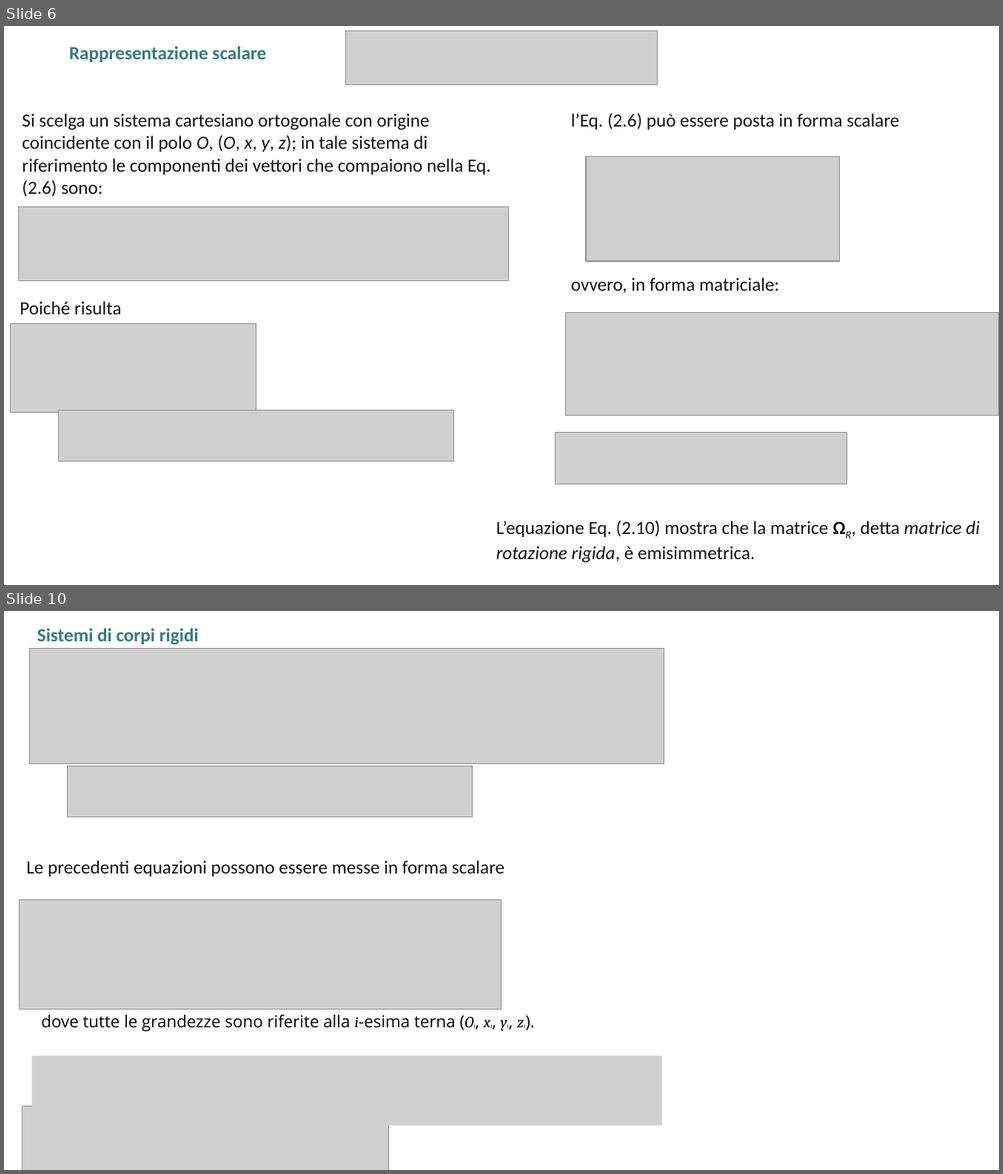
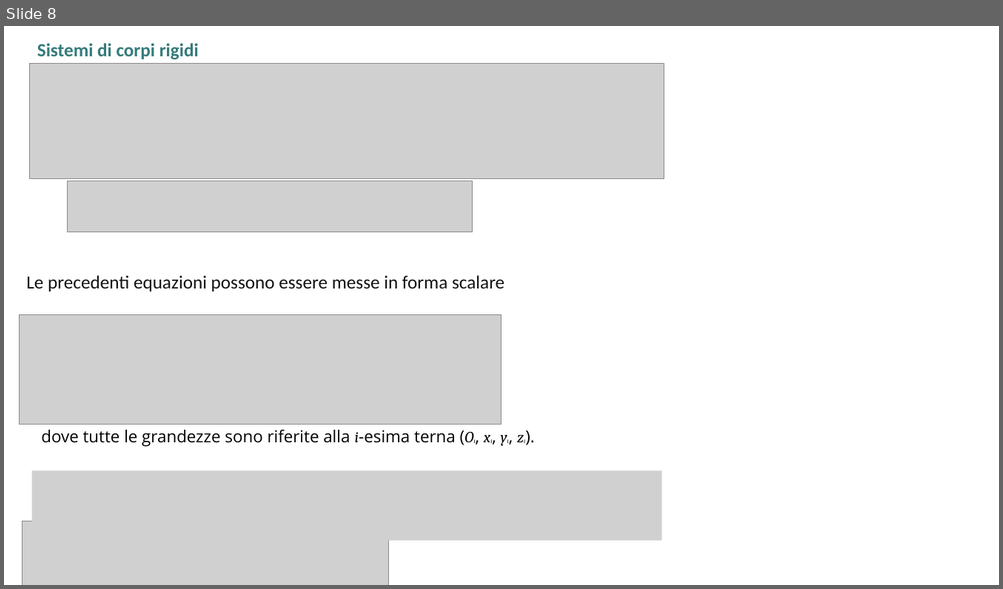
Before and after one commit to giuseppetomassetti/SdC, a slide deck: lezioni/2.0 cinematica.pptx. Shown one above the other, each under a label of ours: slides 6 and 10 before the commit, slide 8 after it; the slides between them are not shown. The pictures are 1003x1174 and 1003x589 pixels, drawn with LibreOffice and Linux fonts; fonts in the diff are those of the drawing; grey boxes stand for pictures. Boxes give left, top, right and bottom in pixels: in the first picture for what was removed or moved away, otherwise in the second. Text is boxed around its words. In the diff, an @@ line names an element or a change of style, - is before the commit and + after.

```diff
--- a/lezioni/2.0 cinematica.pptx
+++ b/lezioni/2.0 cinematica.pptx
@@ slide 6 removed at <box>4,26,999,585</box>, background #FFFFFF @@
@@ text removed at <box>69,46,266,62</box> @@
-Rappresentazione scalare
@@ picture removed at <box>346,30,657,84</box> @@
@@ text removed at <box>22,113,491,197</box> @@
-Si scelga un sistema cartesiano ortogonale con origine coincidente con il polo O, (O, x, y, z); in tale sistema di riferimento le componenti dei vettori che compaiono nella Eq. (2.6) sono:
@@ text removed at <box>571,113,899,130</box> @@
-l’Eq. (2.6) può essere posta in forma scalare
@@ picture removed at <box>586,156,839,261</box> @@
@@ picture removed at <box>18,207,509,281</box> @@
@@ text removed at <box>571,278,779,293</box> @@
-ovvero, in forma matriciale:
@@ text removed at <box>20,301,122,315</box> @@
-Poiché risulta
@@ picture removed at <box>566,312,999,415</box> @@
@@ picture removed at <box>10,323,256,412</box> @@
@@ picture removed at <box>59,410,454,462</box> @@
@@ picture removed at <box>555,432,846,484</box> @@
@@ text removed at <box>496,520,979,563</box> @@
-L’equazione Eq. (2.10) mostra che la matrice ΩR, detta matrice di rotazione rigida, è emisimmetrica.
@@ what was slide 10 is now slide 8 @@
```
Also in this commit, not shown: 2 slides changed, 5 slides added, 6 other slides removed, 3 other files.
